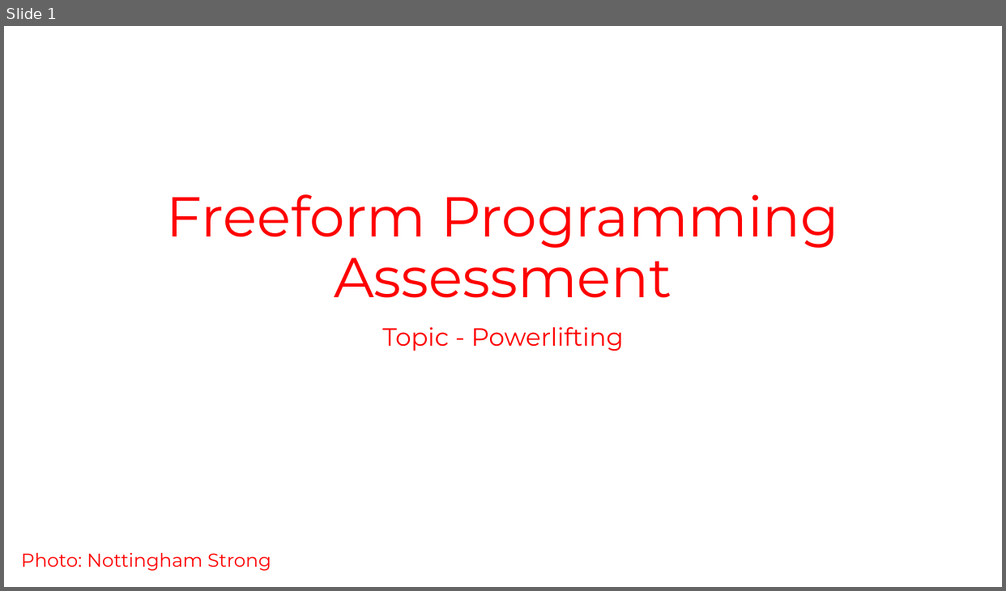
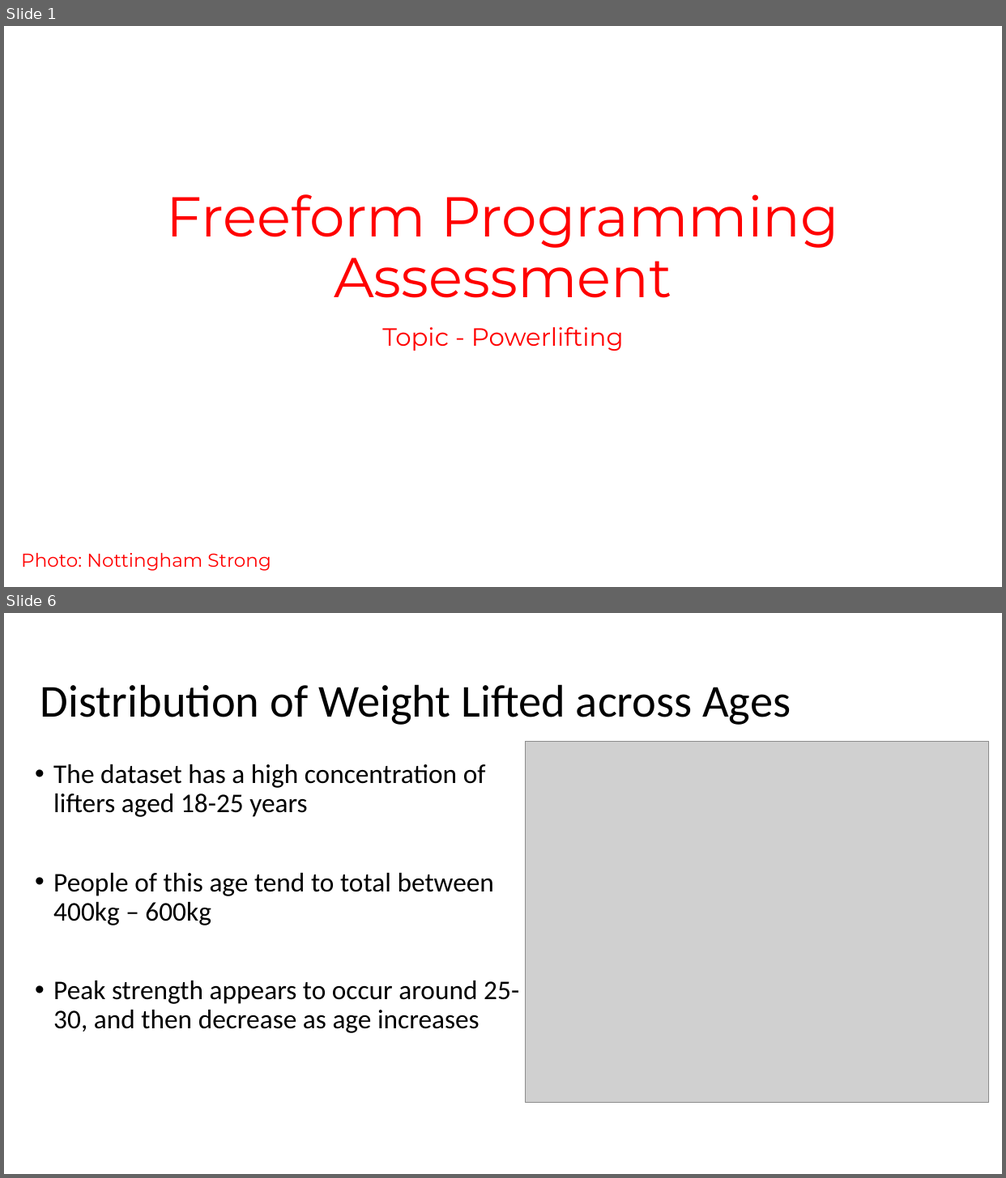
Before and after one commit to LillWawrence/freeform_programming_assessment_new, a slide deck: freeform_presentation.pptx. Shown one above the other, each under a label of ours: slide 1 before the commit, slides 1 and 6 after it; the slides between them are not shown. The pictures are 1006x591 and 1006x1178 pixels, drawn with LibreOffice and Linux fonts; fonts in the diff are those of the drawing; grey boxes stand for pictures; background and template pictures are left out. Boxes give left, top, right and bottom in pixels: in the first picture for what was removed or moved away, otherwise in the second. Text is boxed around its words. In the diff, an @@ line names an element or a change of style, - is before the commit and + after.

```diff
--- a/freeform_presentation.pptx
+++ b/freeform_presentation.pptx
@@ slide 6 added at box(4, 613, 1002, 1174), background #FFFFFF @@
@@ title added at box(40, 684, 791, 725), 44 pt, text #000000 @@
+Distribution of Weight Lifted across Ages
@@ picture added at box(526, 742, 989, 1103) @@
@@ text added at box(53, 764, 519, 1033), 26 pt, text #000000 @@
+• The dataset has a high concentration of lifters aged 18-25 years
+• People of this age tend to total between 400kg – 600kg
+• Peak strength appears to occur around 25-30, and then decrease as age increases
```
Also in this commit, not shown: 4 slides changed, 5 other slides added, 2 other files.
